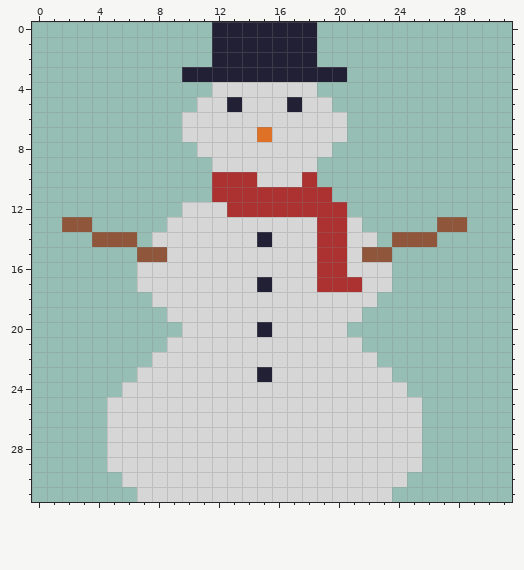
Pixel-art file: assets/snowman/snowman.aseprite. The picture above was drawn from the file before the commit.
32x32 pixels, 1 frame.
The result:
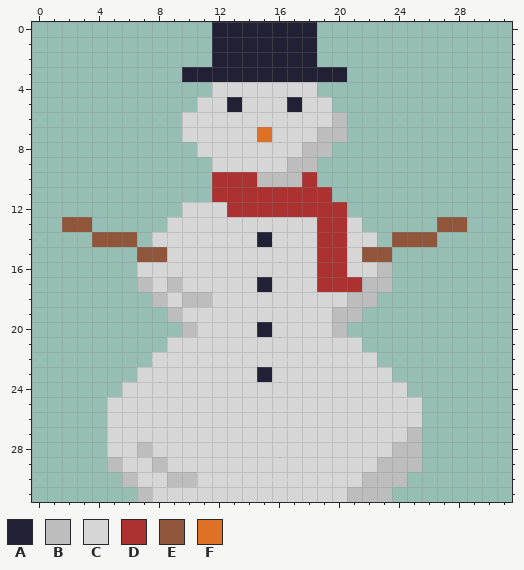
Palette (. is transparent): A #222034  B #bdbdbd  C #d6d6d6  D #ac3232  E #8f563b  F #df7126
Difference:
Changed rows in their new state; - is an unchanged pixel.
Layer "Layer 1":
first column x 15:
 6 -----B
 7 ----BB
 8 ---BB-
 9 --BB--
10 BBB---
first column x 7:
16 ----------------B
17 B-B------------BB
18 -B-BB---------BB-
19 --B----------BB--
20 ---B---------B---
first column x 5:
27 --------------------B
28 --B----------------BB
29 B--B--------------BBB
30 -B--BB-----------BBB-
31 --B-------------BBB--
